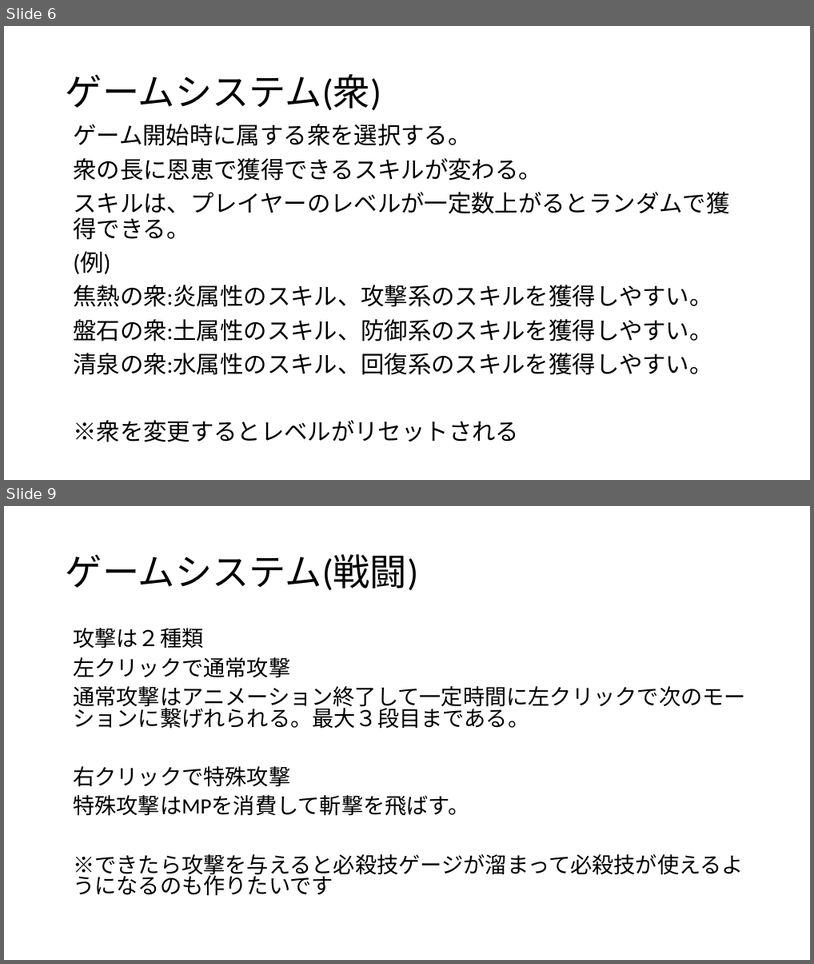
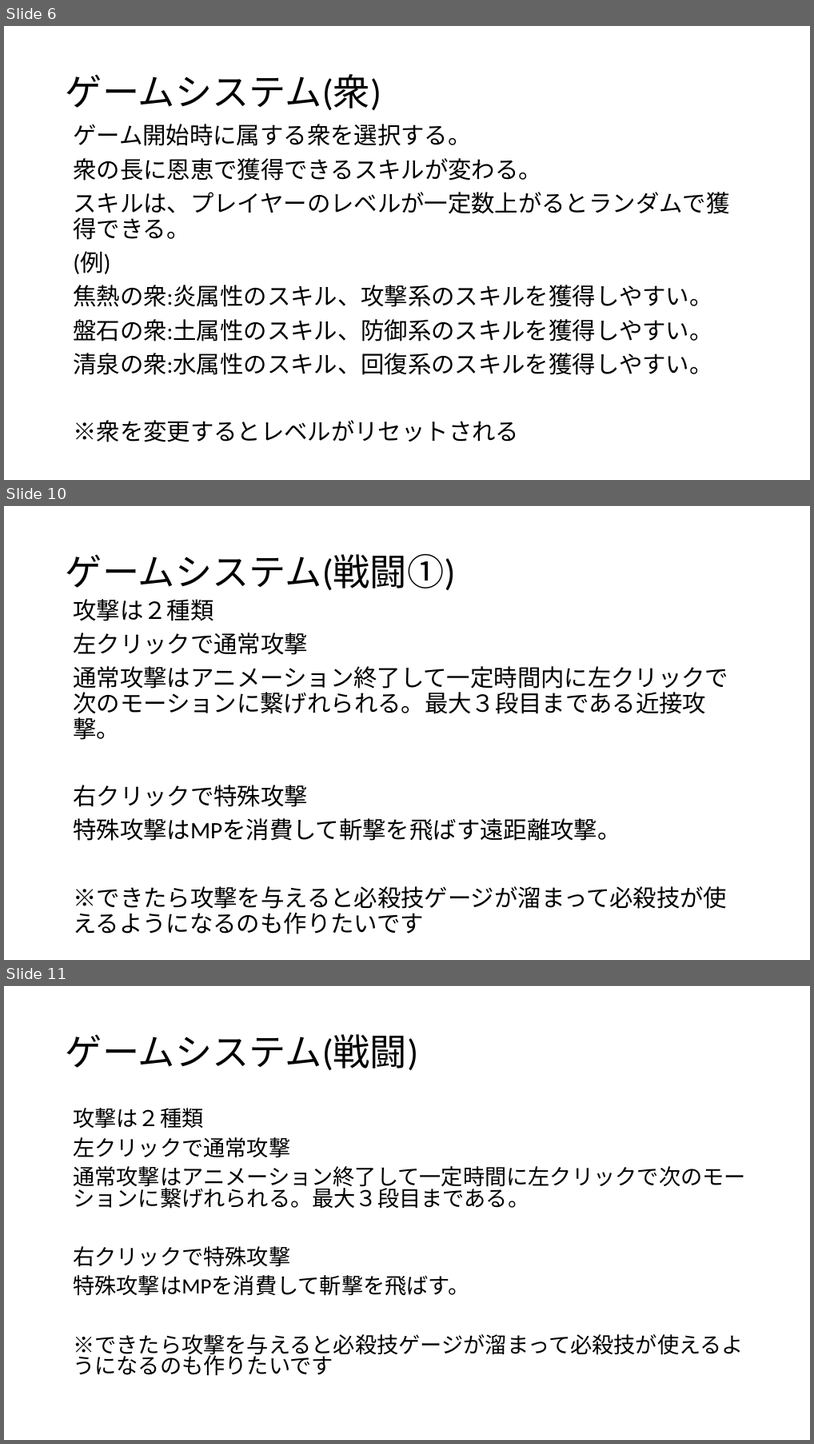
Before and after one commit to 2023Game/07Nakamoto, a slide deck: 3年後期/企画/ゲーム企画書_提出.pptx. Shown one above the other, each under a label of ours: slides 6 and 9 before the commit, slides 6, 10 and 11 after it; the slides between them are not shown. The pictures are 814x964 and 814x1444 pixels, drawn with LibreOffice and Linux fonts; fonts in the diff are those of the drawing. Boxes give left, top, right and bottom in pixels: in the first picture for what was removed or moved away, otherwise in the second. Text is boxed around its words. In the diff, an @@ line names an element or a change of style, - is before the commit and + after.

```diff
--- a/3年後期/企画/ゲーム企画書_提出.pptx
+++ b/3年後期/企画/ゲーム企画書_提出.pptx
@@ slide 10 added at (x1=4, y1=506, x2=810, y2=960), background #FFFFFF @@
@@ title added at (x1=66, y1=554, x2=456, y2=591), 44 pt, text #000000 @@
+ゲームシステム(戦闘①)
@@ text added at (x1=73, y1=599, x2=729, y2=934), 28 pt, text #000000 @@
+攻撃は２種類
+左クリックで通常攻撃
+通常攻撃はアニメーション終了して一定時間内に左クリックで次のモーションに繋げれられる。最大３段目まである近接攻撃。
+右クリックで特殊攻撃
+特殊攻撃はMPを消費して斬撃を飛ばす遠距離攻撃。
+※できたら攻撃を与えると必殺技ゲージが溜まって必殺技が使えるようになるのも作りたいです
@@ what was slide 9 is now slide 11 @@
```
Also in this commit, not shown: 4 slides changed, 1 other slide added, 4 other files.
